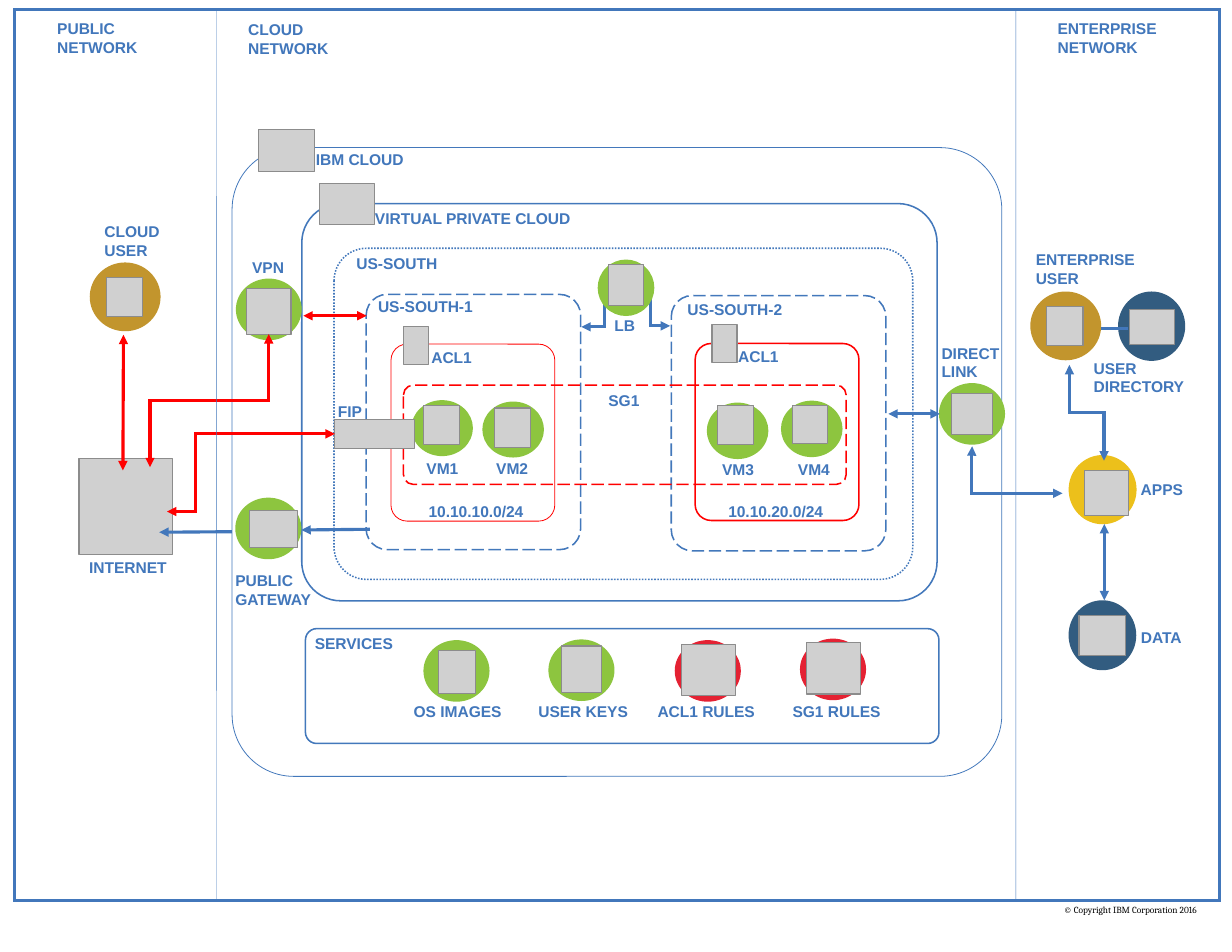
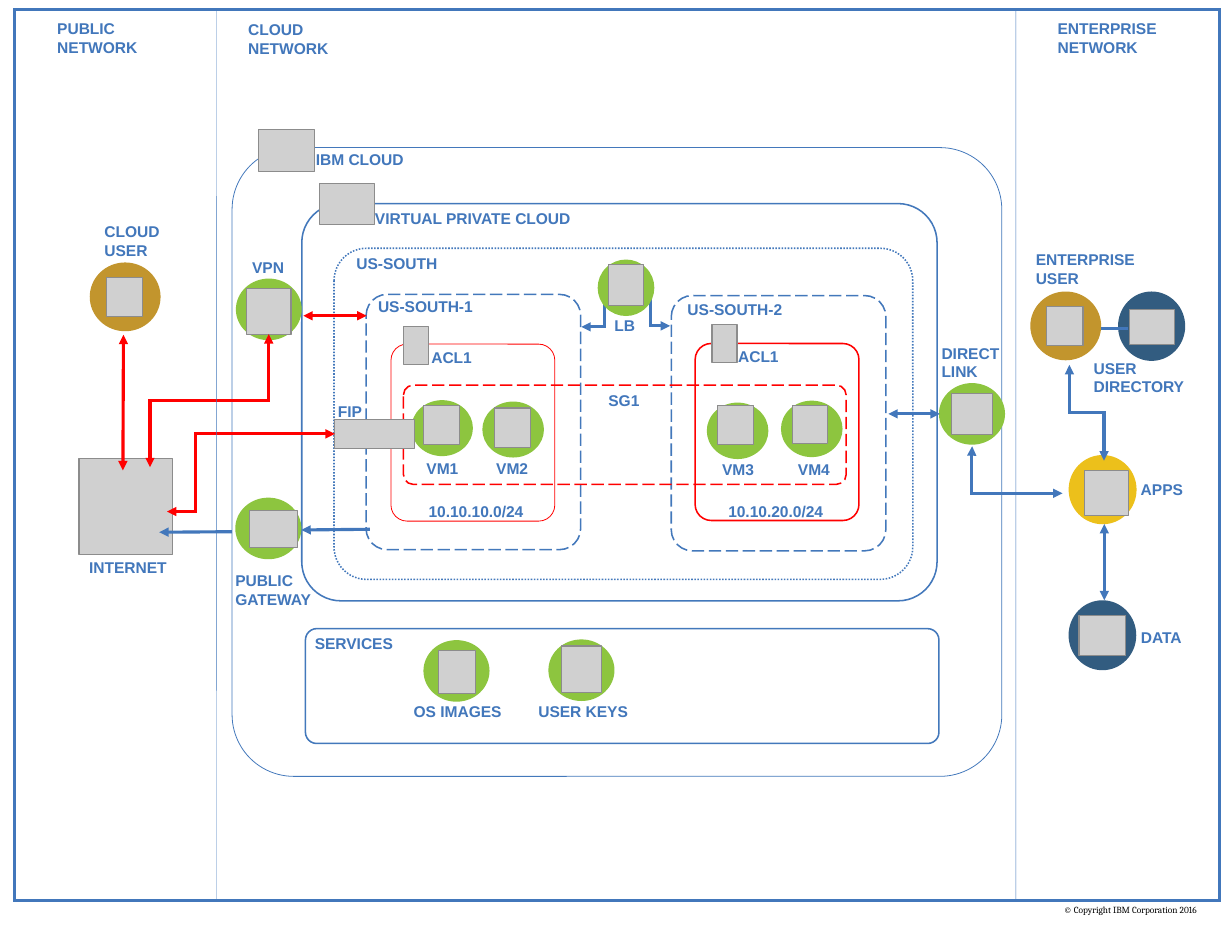
Before and after one commit to ibm-cloud-architecture/ibm-cloud-stencils, a slide deck: slide 3 of powerpoint/templates/VirtualPrivateCloudEditablePPT.pptx. Drawn at 1232x952 pixels with LibreOffice and Linux fonts; fonts in the diff are those of the drawing; grey boxes stand for pictures. Boxes give left, top, right and bottom in pixels: in the first picture for what was removed or moved away, otherwise in the second. Text is boxed around its words. In the diff, an @@ line names an element or a change of style, - is before the commit and + after.

Commit message:
minor

```diff
--- a/powerpoint/templates/VirtualPrivateCloudEditablePPT.pptx
+++ b/powerpoint/templates/VirtualPrivateCloudEditablePPT.pptx
@@ freeform shape removed at [674, 641, 740, 702] @@
@@ picture removed at [682, 644, 736, 696] @@
@@ freeform shape removed at [800, 638, 866, 700] @@
@@ picture removed at [806, 643, 860, 694] @@
@@ text removed at [658, 706, 755, 717] @@
-ACL1 RULES
@@ text removed at [793, 706, 881, 717] @@
-SG1 RULES
```
